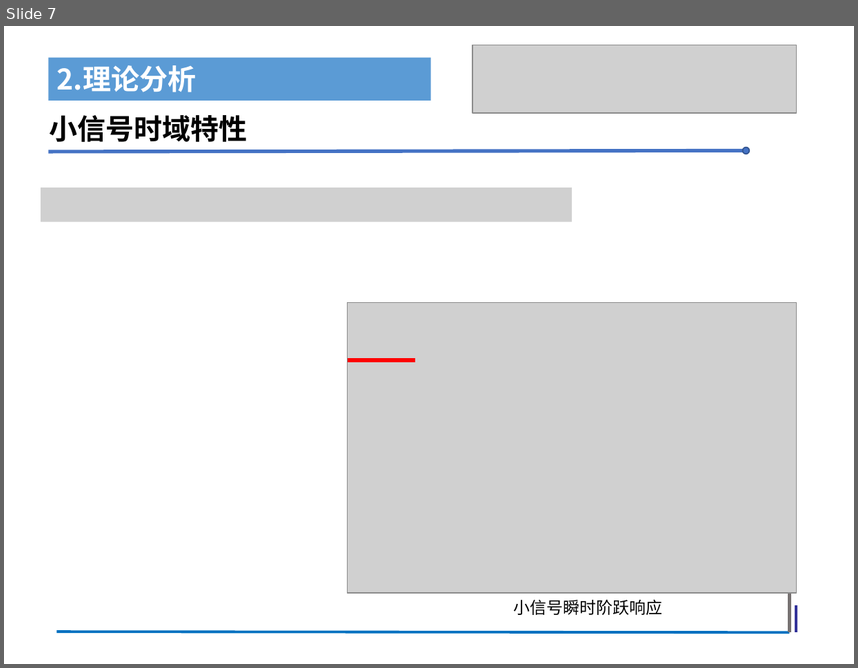
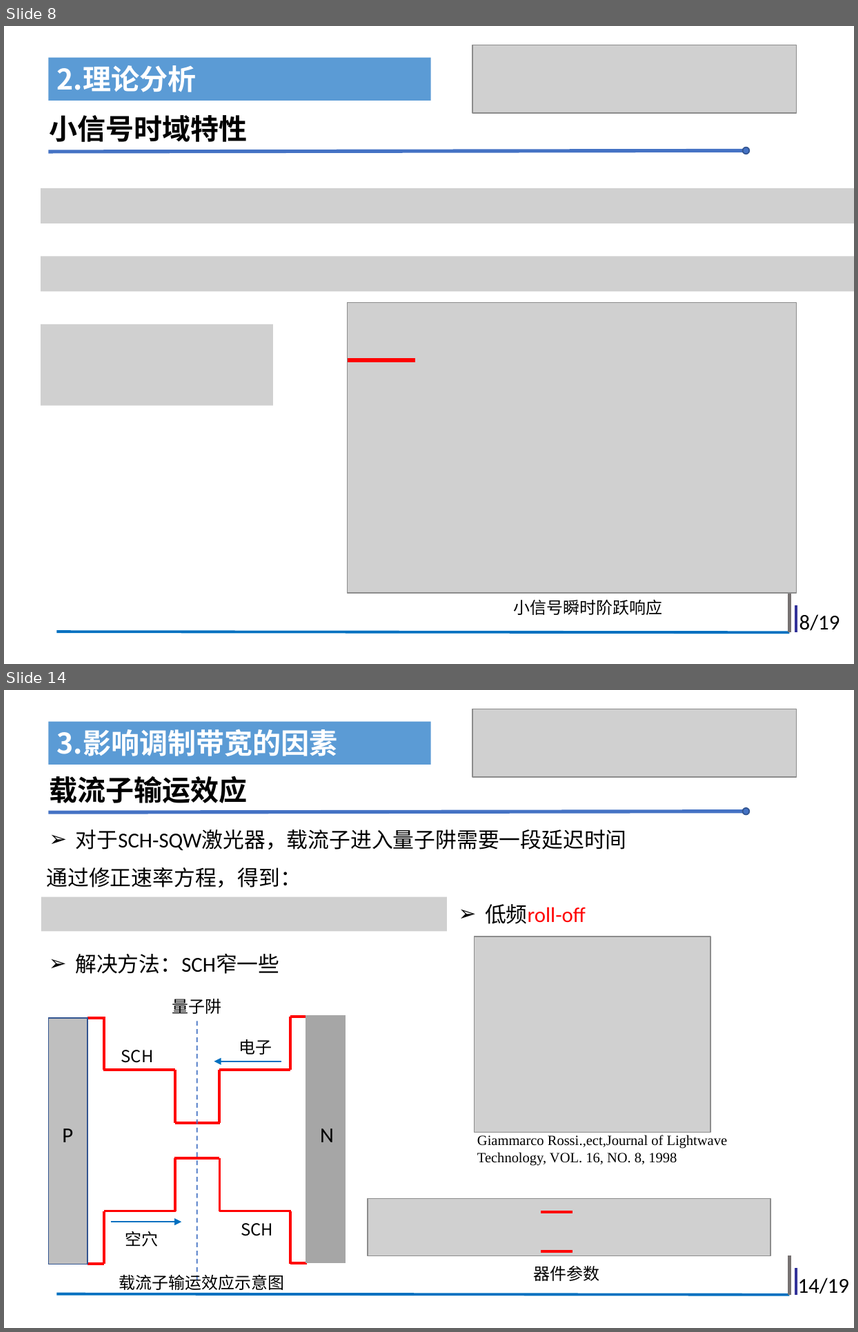
Before and after one commit to Wu-30MKI/Directly-Modulated-Laser, a slide deck: 组会-吴冀亮.pptx. Shown one above the other, each under a label of ours: slide 7 before the commit, slides 8 and 14 after it; the slides between them are not shown. The pictures are 858x668 and 858x1332 pixels, drawn with LibreOffice and Linux fonts; fonts in the diff are those of the drawing; grey boxes stand for pictures. Boxes give left, top, right and bottom in pixels: in the first picture for what was removed or moved away, otherwise in the second. Text is boxed around its words. In the diff, an @@ line names an element or a change of style, - is before the commit and + after.

```diff
--- a/组会-吴冀亮.pptx
+++ b/组会-吴冀亮.pptx
@@ slide 14 added at <box>4,690,854,1328</box>, background #FFFFFF @@
@@ picture added at <box>473,709,796,777</box> @@
@@ rectangle added at <box>48,722,430,764</box>, fill #5B9BD5, 24 pt, text #FFFFFF, bold @@
+3.影响调制带宽的因素
@@ text added at <box>49,776,247,803</box>, 24 pt, text #000000, bold @@
+载流子输运效应
@@ line added from (48, 812) to (749, 811), #4472C4 3 pt @@
@@ ellipse added at <box>743,808,749,815</box>, fill #4472C4, outline #325491 1 pt @@
@@ text added at <box>76,829,627,850</box>, 18 pt, text #000000 @@
+➢ 对于SCH-SQW激光器，载流子进入量子阱需要一段延迟时间
@@ text added at <box>46,867,301,887</box>, 18 pt, text #000000 @@
+通过修正速率方程，得到：
@@ picture added at <box>41,896,447,931</box> @@
@@ text added at <box>485,904,586,924</box>, 18 pt, text #FF0000 @@
+➢ 低频roll-off
@@ picture added at <box>474,936,711,1132</box> @@
@@ text added at <box>75,954,279,974</box>, 18 pt, text #000000 @@
+➢ 解决方法：SCH窄一些
@@ text added at <box>477,1134,728,1165</box>, 12 pt, text #000000 @@
+Giammarco Rossi.,ect,Journal of Lightwave Technology, VOL. 16, NO. 8, 1998
@@ group added at <box>368,1199,771,1281</box>: 2 lines, 1 picture, 1 text @@
+器件参数
@@ line added from (789, 1254) to (789, 1294), #767171 3 pt @@
@@ line added from (796, 1268) to (796, 1294), #333399 2.25 pt @@
@@ group added at <box>48,998,345,1293</box>: 19 lines, 8 texts, 2 arrows, 2 rectangles @@
+量子阱
+SCH
+电子
+空穴
+SCH
+P
+N
+载流子输运效应示意图
@@ text added at <box>798,1277,849,1294</box>, 18 pt, text #000000 @@
+14/19
@@ line added from (56, 1294) to (789, 1294), #0070C0 2.25 pt @@
@@ what was slide 7 is now slide 8 @@
@@ slide 8 changed as well @@
@@ picture: place and size @@
-picture at <box>41,187,572,221</box>
+picture at <box>41,188,854,223</box>
@@ picture added at <box>41,256,854,291</box> @@
@@ picture added at <box>41,324,272,406</box> @@
@@ text added at <box>800,614,840,630</box>, 18 pt, text #000000 @@
+8/19
```
Also in this commit, not shown: 7 other slides changed, 10 other slides added, 9 slides removed.
